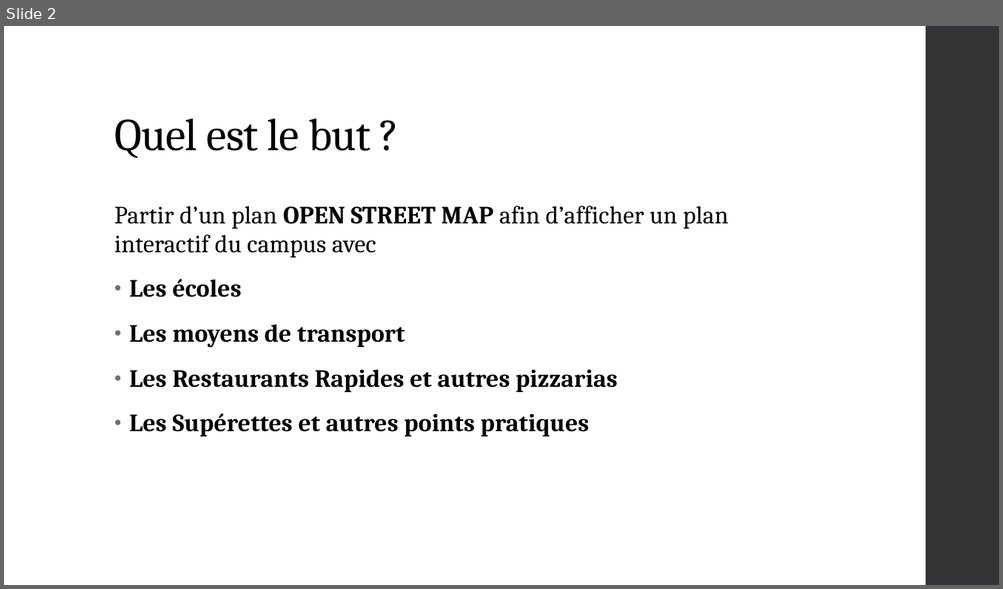
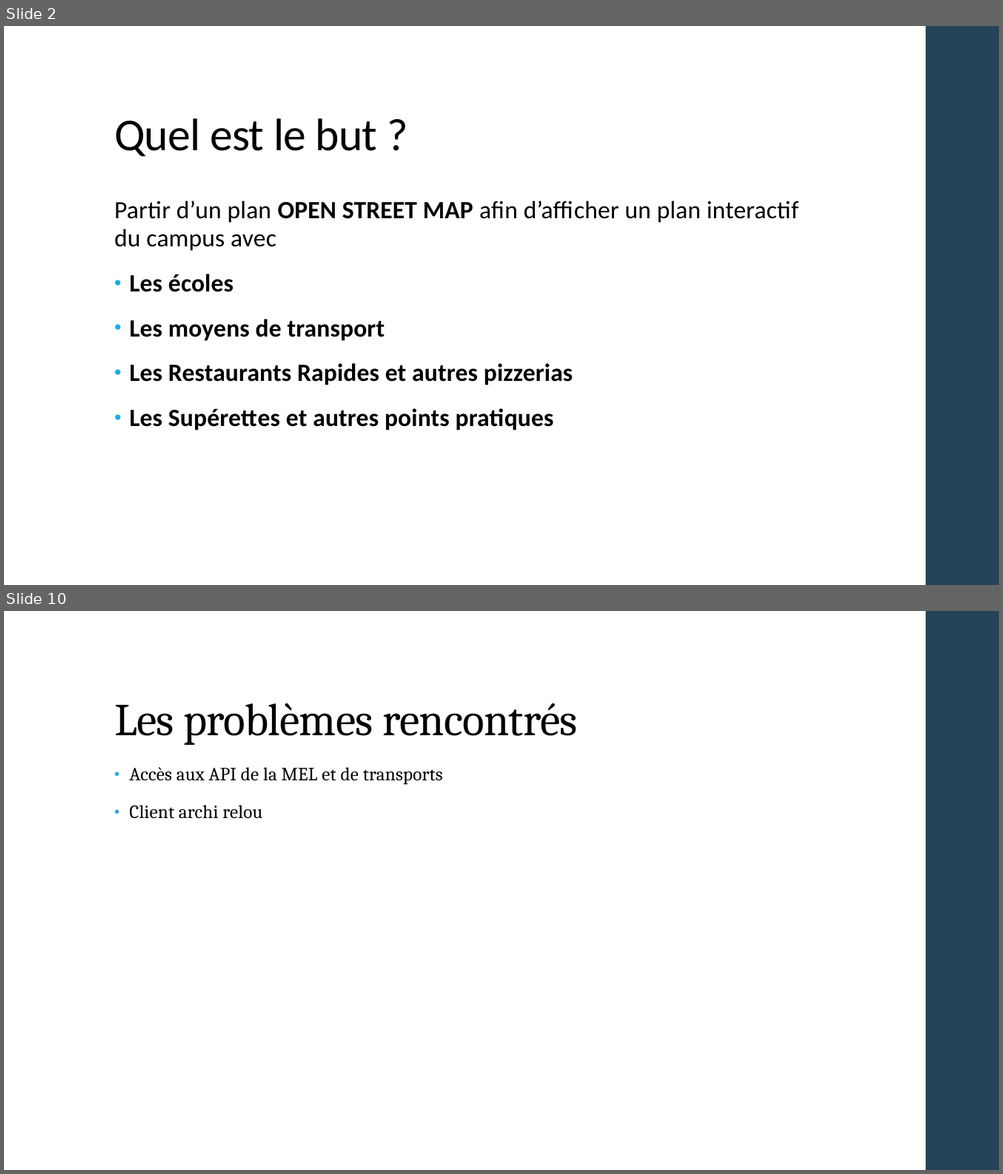
Before and after one commit to louisvivier/InteractivCampus, a slide deck: PointMiParcours.pptx. Shown one above the other, each under a label of ours: slide 2 before the commit, slides 2 and 10 after it; the slides between them are not shown. The pictures are 1003x589 and 1003x1174 pixels, drawn with LibreOffice and Linux fonts; fonts in the diff are those of the drawing. Boxes give left, top, right and bottom in pixels: in the first picture for what was removed or moved away, otherwise in the second. Text is boxed around its words. In the diff, an @@ line names an element or a change of style, - is before the commit and + after.

```diff
--- a/PointMiParcours.pptx
+++ b/PointMiParcours.pptx
@@ slide 10 added at [4, 611, 999, 1170], background #FFFFFF; not listed: 1 template element that a slide beside it also shows @@
@@ title added at [114, 703, 577, 745], 44 pt, text #000000 @@
+Les problèmes rencontrés
@@ text added at [129, 767, 443, 819], 18 pt, text #000000 @@
+• Accès aux API de la MEL et de transports
+• Client archi relou
@@ slide 2 changed as well @@
@@ rectangle at [925, 26, 999, 585]: fill #353537 to #264457 @@
@@ title "Quel est le but ?" at [114, 118, 378, 156]: font Cambria to Calibri @@
@@ text "Partir d’un plan OPEN STREET ...": place and size @@
-text "Partir d’un plan OPEN STREET ..." at [114, 206, 728, 437]
+text "Partir d’un plan OPEN STREET ..." at [114, 201, 799, 431]
@@ text at [114, 201, 799, 431]: font Cambria to Calibri in "Partir d’un plan OPEN STREET MAP afin ...", "Les écoles", "Les moyens de transport", "Les Supérettes et autres points pratiques"; bullet colour #6F6F74 to #1CADE4 @@
@@ text at [129, 363, 572, 386]: text changed; font Cambria to Calibri @@
-• Les Restaurants Rapides et autres pizzarias
+• Les Restaurants Rapides et autres pizzerias
```
Also in this commit, not shown: 1 other slide changed, 7 other slides added, 3 slides removed.
